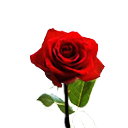
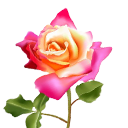
Two versions of the same layered image (128 x 128). Layer-by-layer changes:
hid "Layer 1 copy 2" over [29, 27, 106, 128]
renamed "Layer 1 copy 3" to "Layer 1", painted on it over [3, 7, 113, 128]
